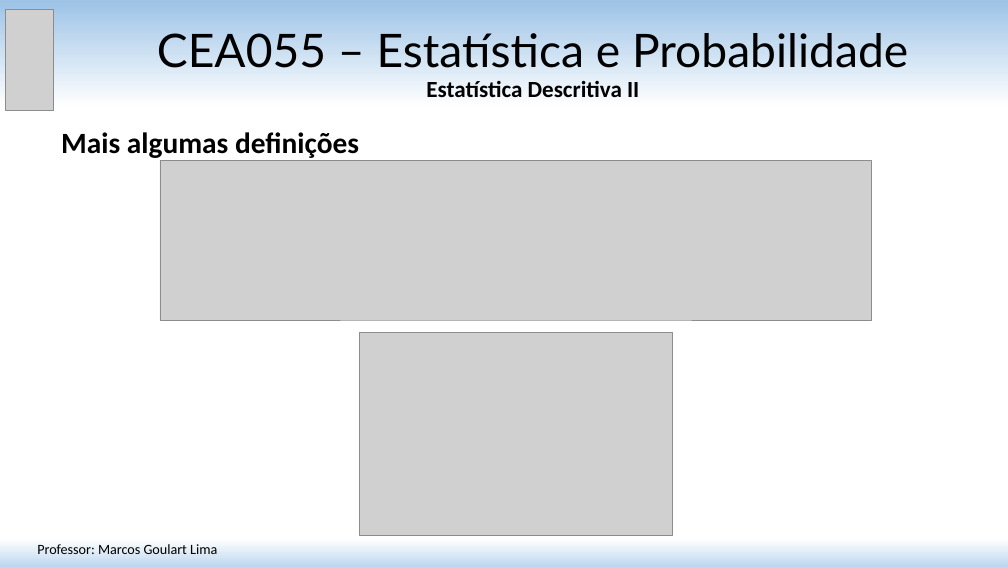
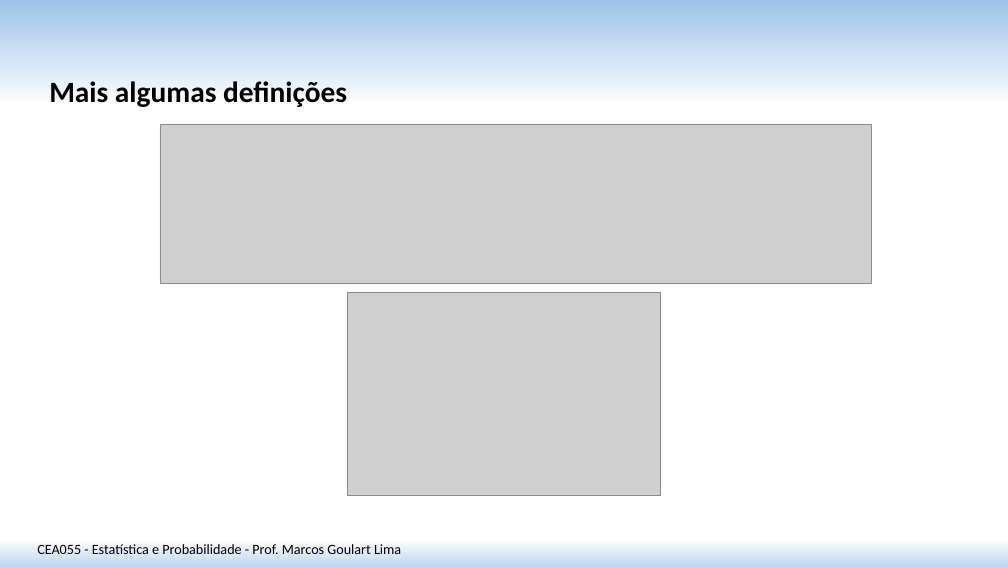
Before and after one commit to matmarcos/minhas-aulas, a slide deck: slide 10 of content/2026-2/cea055-estatistica-probabilidade/02-estatistica-descritiva-ii/Aula_02_Estatistica_Descritiva_II.pptx (slide 11 before the commit). Drawn at 1008x567 pixels with LibreOffice and Linux fonts; fonts in the diff are those of the drawing; grey boxes stand for pictures. Boxes give left, top, right and bottom in pixels: in the first picture for what was removed or moved away, otherwise in the second. Text is boxed around its words. In the diff, an @@ line names an element or a change of style, - is before the commit and + after.

```diff
--- a/content/2026-2/cea055-estatistica-probabilidade/02-estatistica-descritiva-ii/Aula_02_Estatistica_Descritiva_II.pptx
+++ b/content/2026-2/cea055-estatistica-probabilidade/02-estatistica-descritiva-ii/Aula_02_Estatistica_Descritiva_II.pptx
@@ picture removed at bbox=[5, 9, 54, 110] @@
@@ title removed at bbox=[157, 33, 908, 97] @@
-CEA055 – Estatística e Probabilidade
-Estatística Descritiva II
@@ text "Mais algumas definições": place and size @@
-text "Mais algumas definições" at bbox=[61, 132, 359, 161]
+text "Mais algumas definições" at bbox=[49, 81, 347, 107]
@@ picture: place and size @@
-picture at bbox=[160, 160, 873, 320]
+picture at bbox=[160, 124, 873, 284]
@@ picture: place and size @@
-picture at bbox=[359, 332, 673, 535]
+picture at bbox=[347, 293, 661, 496]
@@ text at bbox=[37, 544, 401, 554]: text changed @@
-Professor: Marcos Goulart Lima
+CEA055 - Estatística e Probabilidade - Prof. Marcos Goulart Lima
```
Also in this commit, not shown: 12 other slides changed, 4 slides added, 6 slides removed, 3 other files.
